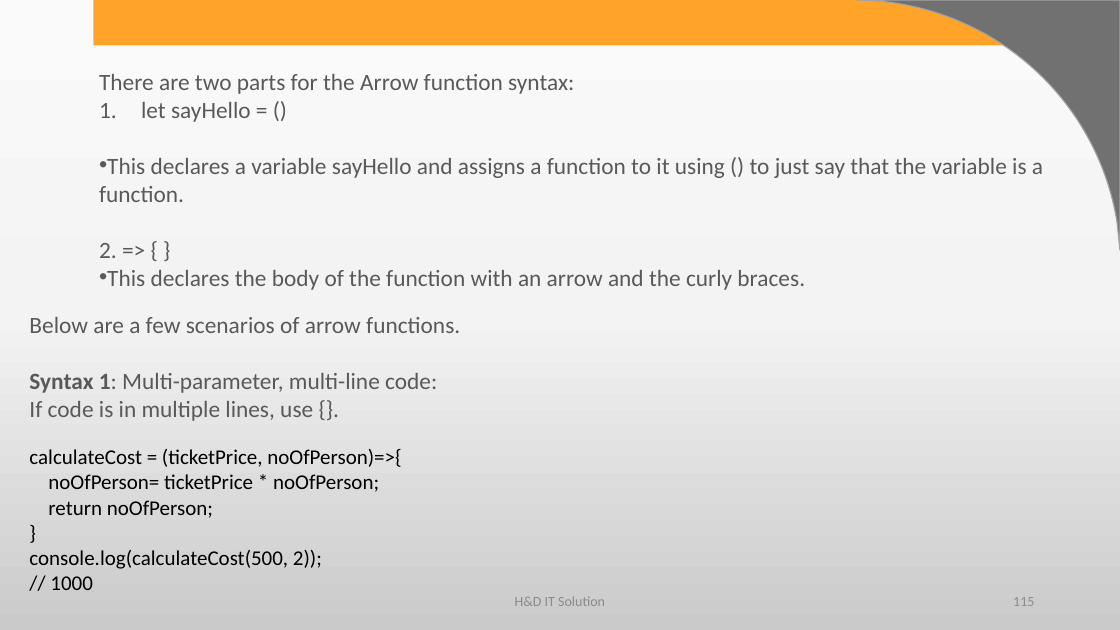
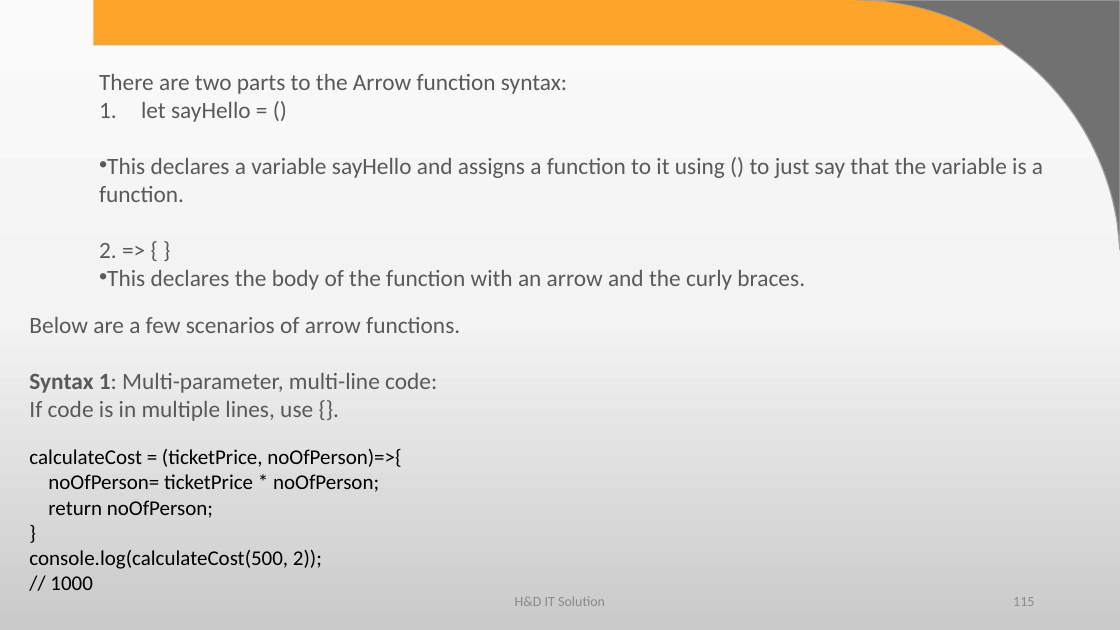
Before and after one commit to harshadasawant/javascript, a slide deck: slide 115 of ppt/JavaScript.pptx. Drawn at 1120x630 pixels with LibreOffice and Linux fonts; fonts in the diff are those of the drawing; background and template pictures are left out. Boxes give left, top, right and bottom in pixels: in the first picture for what was removed or moved away, otherwise in the second. Text is boxed around its words. In the diff, an @@ line names an element or a change of style, - is before the commit and + after.

```diff
--- a/ppt/JavaScript.pptx
+++ b/ppt/JavaScript.pptx
@@ text at box(99, 74, 567, 94): text changed @@
-There are two parts for the Arrow function syntax:
+There are two parts to the Arrow function syntax:
```
Also in this commit, not shown: 1 other slide changed, 12 slides added, 2 other files.
